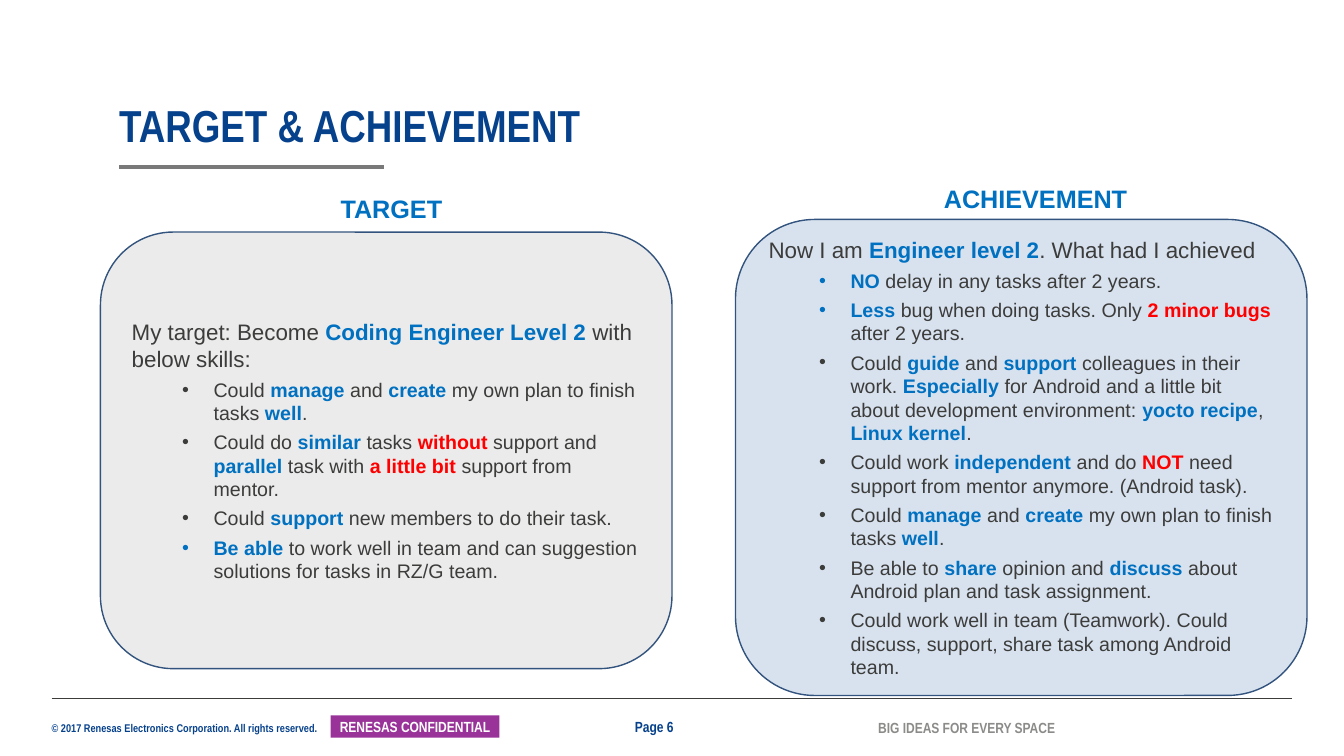
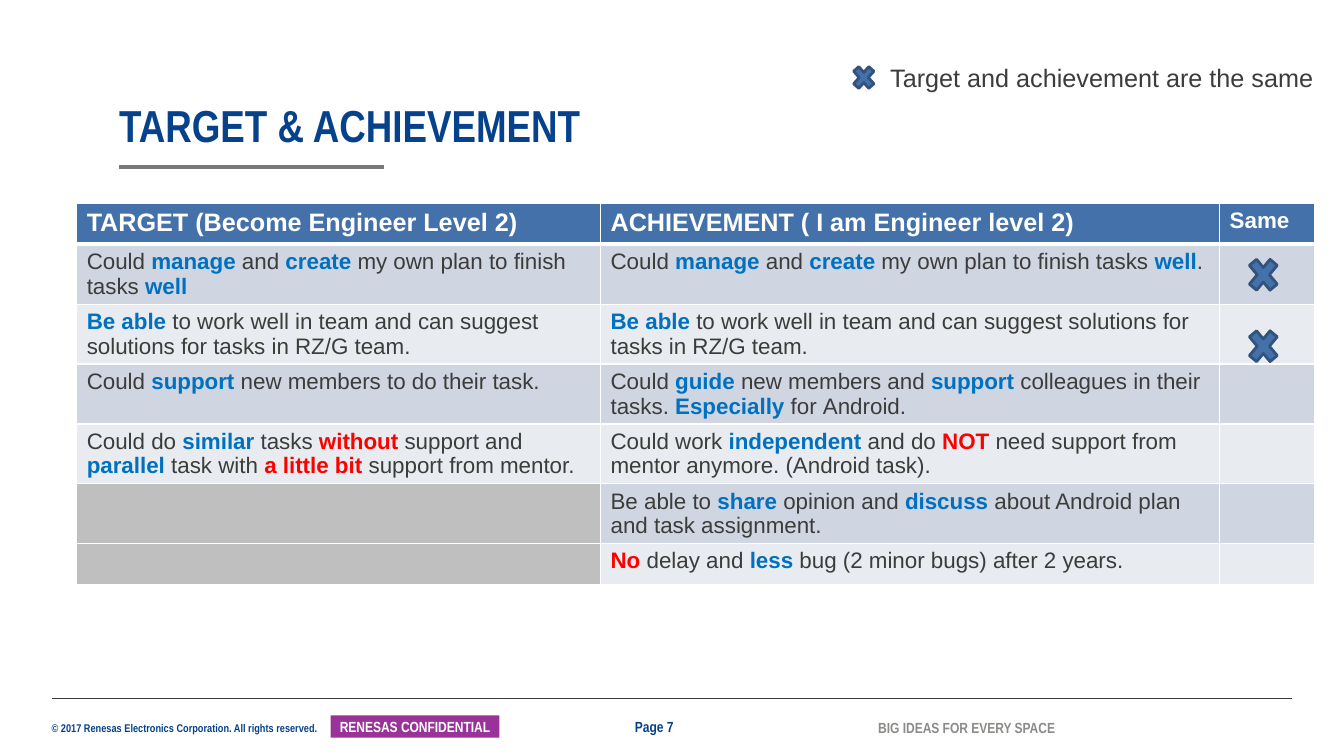
Before and after one commit to tranchikha/myapplication, a slide deck: slide 7 of LAST_TERM/2042_TranChiKha_SS32_MentorMentee_26G.pptx (slide 6 before the commit). Drawn at 1344x756 pixels with LibreOffice and Linux fonts; fonts in the diff are those of the drawing; background and template pictures are left out. Boxes give left, top, right and bottom in pixels: in the first picture for what was removed or moved away, otherwise in the second. Text is boxed around its words. In the diff, an @@ line names an element or a change of style, - is before the commit and + after.

```diff
--- a/LAST_TERM/2042_TranChiKha_SS32_MentorMentee_26G.pptx
+++ b/LAST_TERM/2042_TranChiKha_SS32_MentorMentee_26G.pptx
@@ cross added at (x1=850, y1=62, x2=879, y2=95), fill #4471A9, outline #32547D 2 pt @@
@@ text added at (x1=890, y1=68, x2=1313, y2=92), 18 pt, text #3C3C3B @@
+Target and achievement are the same
@@ table added at (x1=77, y1=204, x2=1315, y2=605), 7 rows, 3 columns @@
+TARGET (Become Engineer Level 2) | ACHIEVEMENT ( I am Engineer level 2) | Same
+Could manage and create my own plan to finish tasks well | Could manage and create my own plan to finish tasks well. | 
+Be able to work well in team and can suggest solutions for tasks in RZ/G team. | Be able to work well in team and can suggest solutions for tasks in RZ/G team. | 
+Could support new members to do their task. | Could guide new members and support colleagues in their tasks. Especially for Android. | 
+Could do similar tasks without support and parallel task with a little bit support from mentor. | Could work independent and do NOT need support from mentor anymore. (Android task). | 
+ | Be able to share opinion and discuss about Android plan and task assignment. | 
+ | No delay and less bug (2 minor bugs) after 2 years. | 
@@ text removed at (x1=341, y1=200, x2=443, y2=219) @@
-TARGET
@@ text removed at (x1=944, y1=190, x2=1127, y2=209) @@
-ACHIEVEMENT
@@ rounded rectangle removed at (x1=101, y1=232, x2=673, y2=668) @@
-My target: Become Coding Engineer Level 2 with below skills:
-  • Could manage and create my own plan to finish tasks well.
-  • Could do similar tasks without support and parallel task with a little bit support from mentor.
-  • Could support new members to do their task.
-  • Be able to work well in team and can suggestion solutions for tasks in RZ/G team.
@@ rounded rectangle removed at (x1=736, y1=220, x2=1308, y2=696) @@
-Now I am Engineer level 2. What had I achieved
-  • NO delay in any tasks after 2 years.
-  • Less bug when doing tasks. Only 2 minor bugs after 2 years.
-  • Could guide and support colleagues in their work. Especially for Android and a little bit about development environment: yocto recipe, Linux kernel.
-  • Could work independent and do NOT need support from mentor anymore. (Android task).
-  • Could manage and create my own plan to finish tasks well.
-  • Be able to share opinion and discuss about Android plan and task assignment.
-  • Could work well in team (Teamwork). Could discuss, support, share task among Android team.
@@ cross added at (x1=1244, y1=251, x2=1284, y2=298), fill #4471A9, outline #32547D 2 pt @@
@@ cross added at (x1=1244, y1=323, x2=1284, y2=370), fill #4471A9, outline #32547D 2 pt @@
@@ page number at (x1=635, y1=722, x2=674, y2=735): text changed @@
-Page 6
+Page 7
```
Also in this commit, not shown: 11 other slides changed, 1 slide added, 1 other file.
